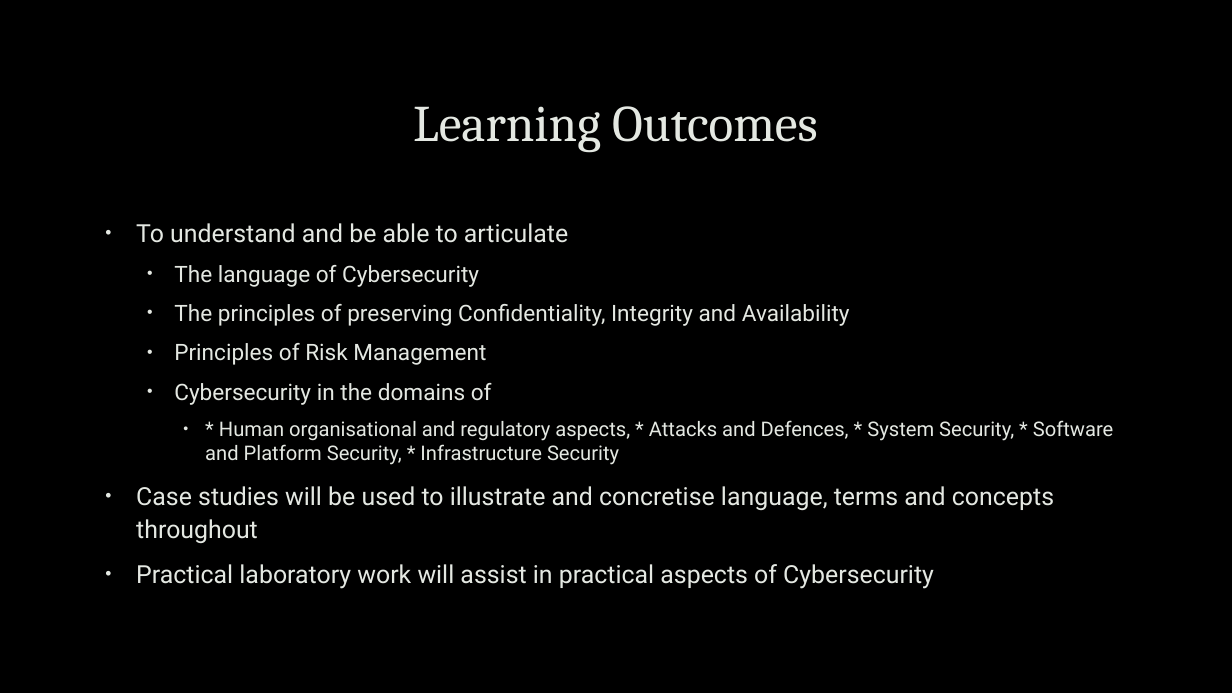
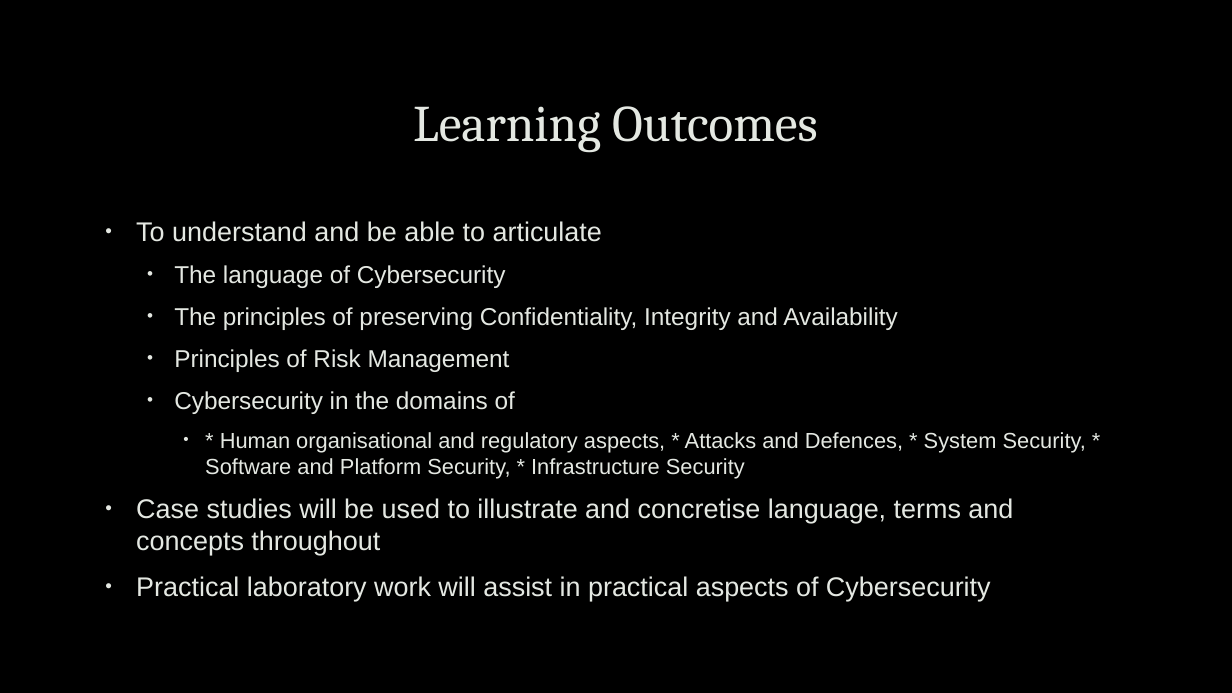
Before and after one commit to uwacyber/cits1003, a slide deck: slide 23 of cits1003-lecture_slides/CITS1003-0 Overview.pptx (slide 12 before the commit). Drawn at 1232x693 pixels with LibreOffice and Linux fonts; fonts in the diff are those of the drawing; background and template pictures are left out. Boxes give left, top, right and bottom in pixels: in the first picture for what was removed or moved away, otherwise in the second. Text is boxed around its words. In the diff, an @@ line names an element or a change of style, - is before the commit and + after.

```diff
--- a/cits1003-lecture_slides/CITS1003-0 Overview.pptx
+++ b/cits1003-lecture_slides/CITS1003-0 Overview.pptx
@@ text "To understand and be able ..." at box(136, 221, 1086, 601): size 19.4 to 21 pt in "To understand and be able to articulate", "Case studies will be used to illustrate ...", "Practical laboratory work will assist in practical ..."; font Roboto to Arial; size 17.6 to 19 pt in "The language of Cybersecurity", "The principles of preserving Confidentiality, Integrity and ...", "Principles of Risk Management", "Cybersecurity in the domains of"; size 15.7 to 17 pt in "* Human organisational and regulatory aspects, * ..."; line spacing 1.1 to 1 @@
```
Also in this commit, not shown: 10 other slides changed, 13 slides added, 1 slide removed.
